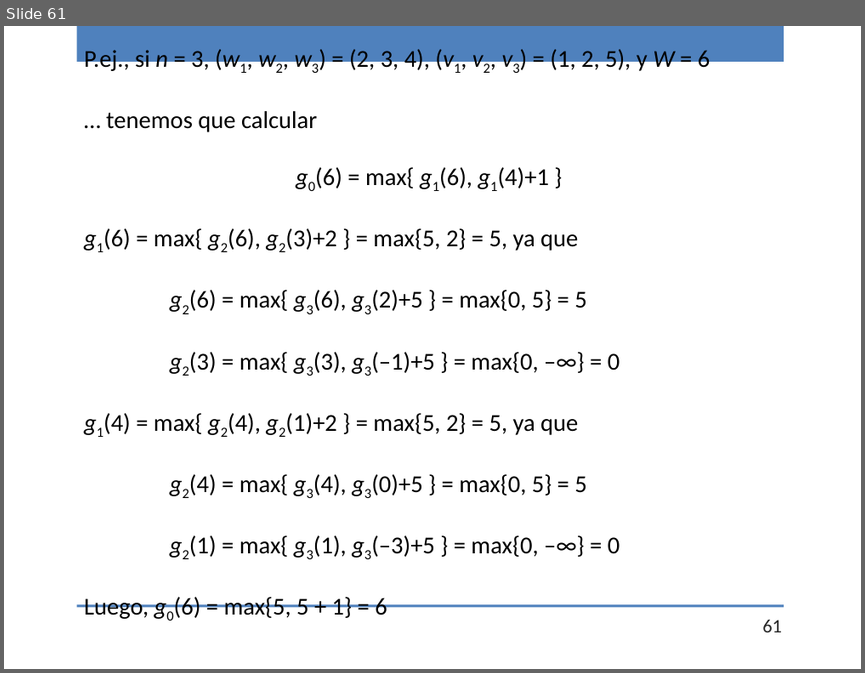
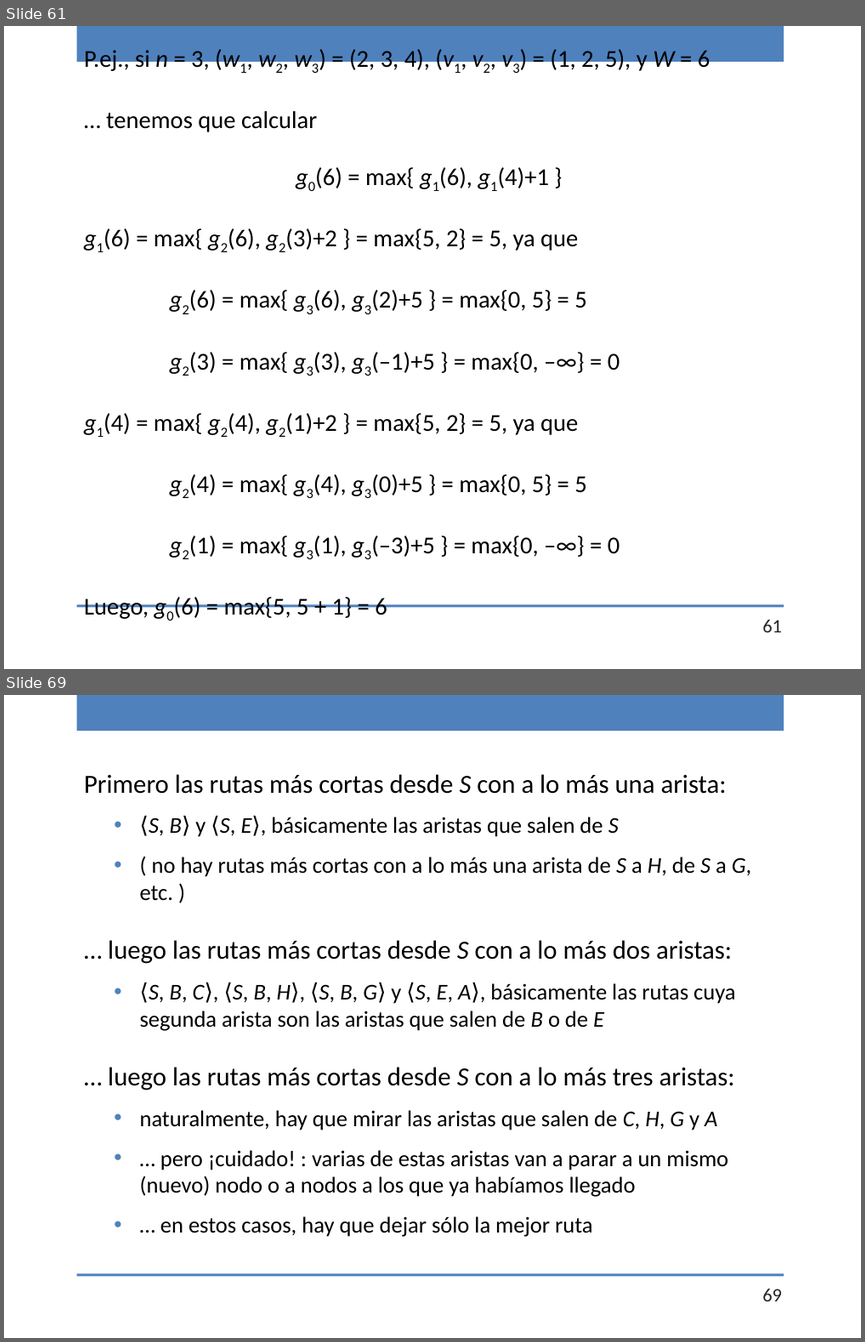
Before and after one commit to chris-carstens/2020-2, a slide deck: Clases/19 - Programación Dinámica/19-ProgDinámica.pptx. Shown one above the other, each under a label of ours: slide 61 before the commit, slides 61 and 69 after it; the slides between them are not shown. The pictures are 865x673 and 865x1342 pixels, drawn with LibreOffice and Linux fonts; fonts in the diff are those of the drawing. Boxes give left, top, right and bottom in pixels: in the first picture for what was removed or moved away, otherwise in the second. Text is boxed around its words. In the diff, an @@ line names an element or a change of style, - is before the commit and + after.

```diff
--- a/Clases/19 - Programación Dinámica/19-ProgDinámica.pptx
+++ b/Clases/19 - Programación Dinámica/19-ProgDinámica.pptx
@@ slide 69 added at bbox=[4, 695, 861, 1338], background #FFFFFF; not listed: 2 template elements that a slide beside it also shows @@
@@ text added at bbox=[84, 774, 751, 1236], 19 pt, text #000000 @@
+Primero las rutas más cortas desde S con a lo más una arista:
+  • ⟨S, B⟩ y ⟨S, E⟩, básicamente las aristas que salen de S
+  • ( no hay rutas más cortas con a lo más una arista de S a H, de S a G, etc. )
+… luego las rutas más cortas desde S con a lo más dos aristas:
+  • ⟨S, B, C⟩, ⟨S, B, H⟩, ⟨S, B, G⟩ y ⟨S, E, A⟩, básicamente las rutas cuya segunda arista son las aristas que salen de B o de E
+… luego las rutas más cortas desde S con a lo más tres aristas:
+  • naturalmente, hay que mirar las aristas que salen de C, H, G y A
+  • … pero ¡cuidado! : varias de estas aristas van a parar a un mismo (nuevo) nodo o a nodos a los que ya habíamos llegado
+  • … en estos casos, hay que dejar sólo la mejor ruta
@@ page number added at bbox=[762, 1288, 782, 1301], 16 pt, text #262626 @@
+69
```
Also in this commit, not shown: 7 slides changed, 28 other slides added, 1 other file.
